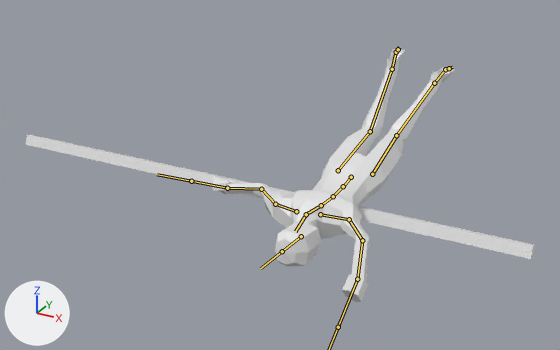
The FBX model ProjectTree/Assets/Art/TreeMCAnim.fbx: old version first, new version second.
Both versions are drawn from a 50 mm camera at (1.39, -4.33, 1.67) aimed at (-0.42, -1.03, 0.03). Arrows for +X, +Y and +Z are at lower left; the lights stay in place. Both versions are drawn at frame 424 of the action 'Armature|ArmatureAction'; the numbers are the values there. The bones that bend it are drawn over the model as lines.
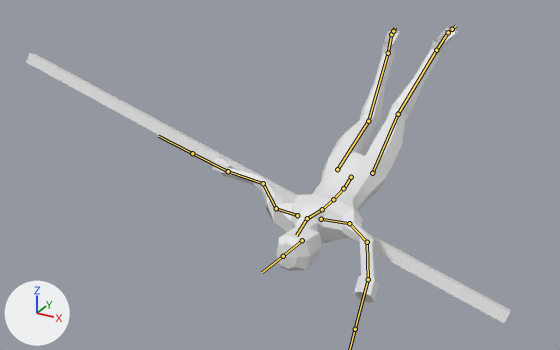
The change in detail:
Bone 'mixamorig:Hips' (bone_mixamorig_hips) turns from (100, 1, 5) to (106, 1, 5) degrees about its own x, y and z.
Bone 'mixamorig:Spine' (bone_mixamorig_spine) turns from (-4, 0, 1) to (-8, 0, 1) degrees about its own x, y and z.
Bone 'mixamorig:Spine1' (bone_mixamorig_spine1) turns from (-6, 0, 0) to (-7, 0, 0) degrees about its own x, y and z.
Bone 'mixamorig:Spine2' (bone_mixamorig_spine2) turns from (-3, 0, 1) to (-6, 0, 1) degrees about its own x, y and z.
Bone 'mixamorig:LeftArm' (bone_mixamorig_leftarm) turns from (-76, 9, -13) to (-73, 10, -18) degrees about its own x, y and z.
Bone 'mixamorig:RightArm' (bone_mixamorig_rightarm) turns from (51, 58, 36) to (59, 64, 58) degrees about its own x, y and z.
Bone 'mixamorig:LeftUpLeg' (bone_mixamorig_leftupleg) turns from (1, 4, -5) to (-8, 4, -3) degrees about its own x, y and z.
Bone 'mixamorig:RightUpLeg' (bone_mixamorig_rightupleg) turns from (-1, 13, -2) to (-1, 12, -2) degrees about its own x, y and z.

Location of each change, [x1, y1, x2, y2] in pixels of the pictures (560 x 350 px):
'Cube.001', posed (9% taller)
    before: [212, 49, 455, 302]
    after: [213, 27, 458, 303]
'Cube', posed (117% taller)
    before: [26, 135, 535, 259]
    after: [26, 53, 511, 323]
bone 'mixamorig:Hips', root to tip
    before: (351, 177) to (342, 188)
    after: (351, 177) to (343, 190)
bone 'mixamorig:Spine', root to tip
    before: (343, 186) to (333, 196)
    after: (343, 188) to (333, 199)
bone 'mixamorig:Spine1', root to tip
    before: (333, 196) to (321, 205)
    after: (333, 199) to (322, 209)
bone 'mixamorig:Spine2', root to tip
    before: (321, 205) to (306, 214)
    after: (322, 209) to (307, 218)
bone 'mixamorig:LeftArm', root to tip
    before: (349, 219) to (362, 240)
    after: (349, 223) to (367, 242)
bone 'mixamorig:RightArm', root to tip
    before: (275, 204) to (261, 189)
    after: (276, 208) to (263, 183)
bone 'mixamorig:LeftUpLeg', root to tip
    before: (372, 174) to (396, 135)
    after: (372, 173) to (398, 114)
bone 'mixamorig:RightUpLeg', root to tip
    before: (338, 170) to (370, 131)
    after: (337, 169) to (368, 121)
